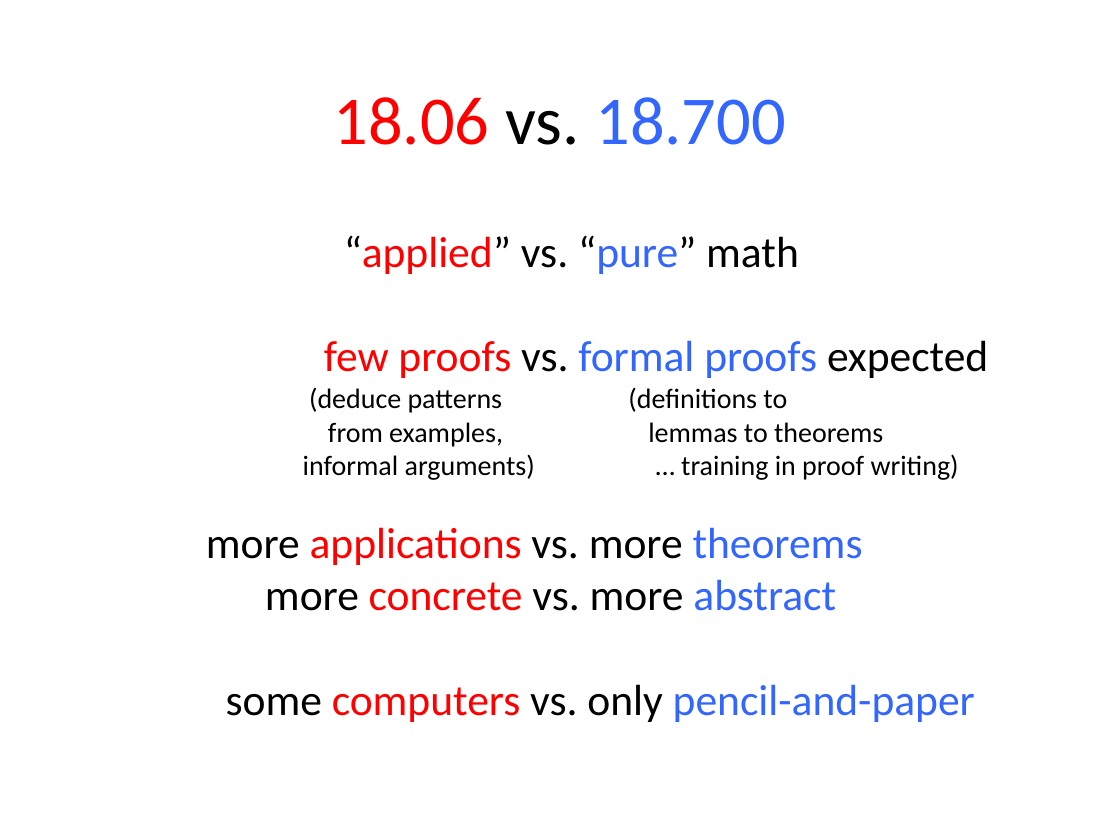
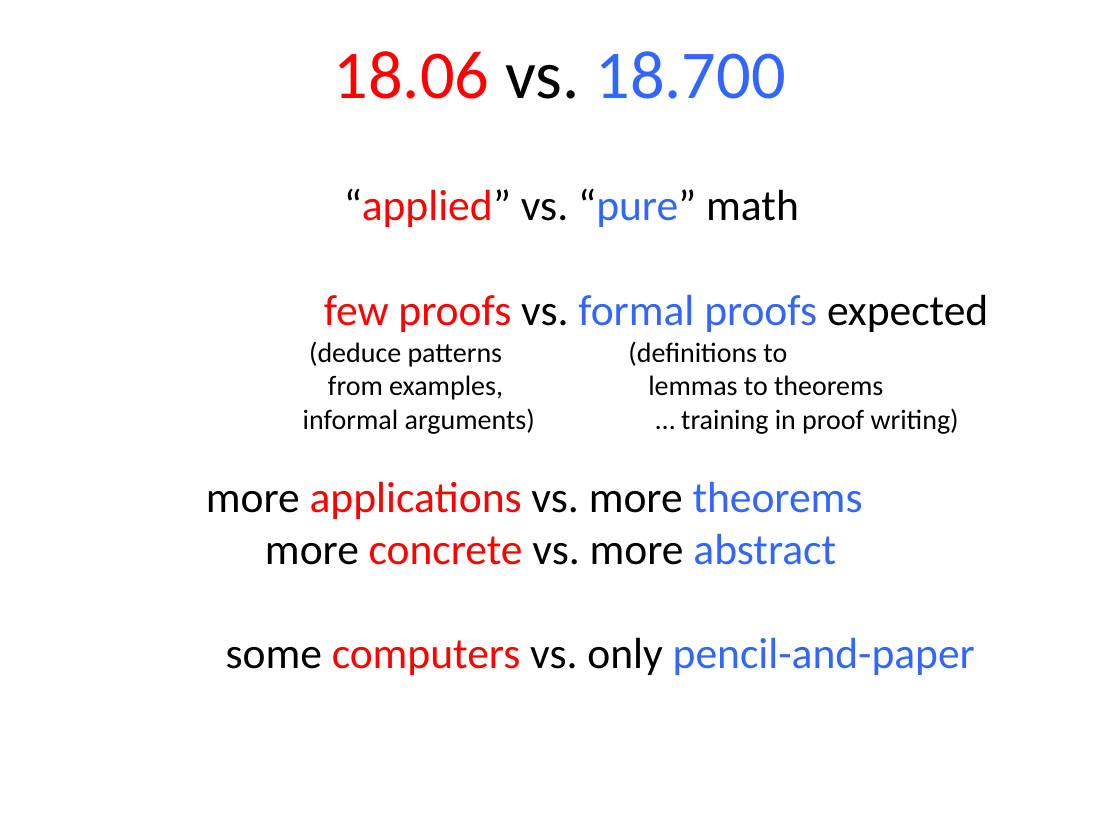
Before and after one commit to mitmath/1806, a slide deck: slide 13 of lectures/lecture1/overview.pptx. Drawn at 1120x840 pixels with LibreOffice and Linux fonts; fonts in the diff are those of the drawing. Boxes give left, top, right and bottom in pixels: in the first picture for what was removed or moved away, otherwise in the second. Text is boxed around its words. In the diff, an @@ line names an element or a change of style, - is before the commit and + after.

Commit message:
lecture 1 updates

```diff
--- a/lectures/lecture1/overview.pptx
+++ b/lectures/lecture1/overview.pptx
@@ title "18.06 vs. 18.700": place and size @@
-title "18.06 vs. 18.700" at (334,97,785,145)
+title "18.06 vs. 18.700" at (334,51,785,99)
@@ text "“applied” vs. “pure” math": place and size @@
-text "“applied” vs. “pure” math" at (206,235,988,722)
+text "“applied” vs. “pure” math" at (206,188,988,675)
```
Also in this commit, not shown: 1 slide added, 2 other files.
